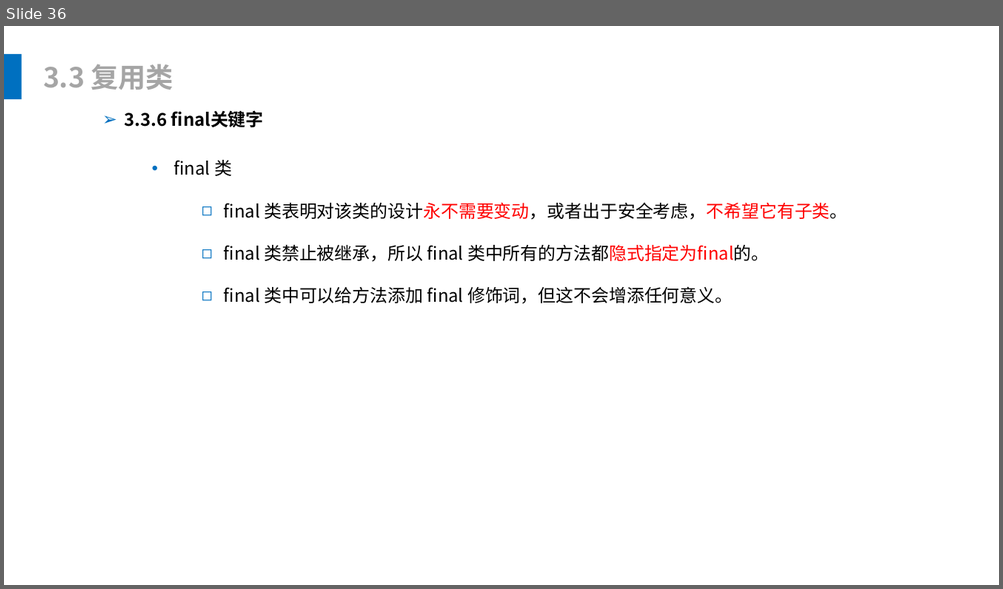
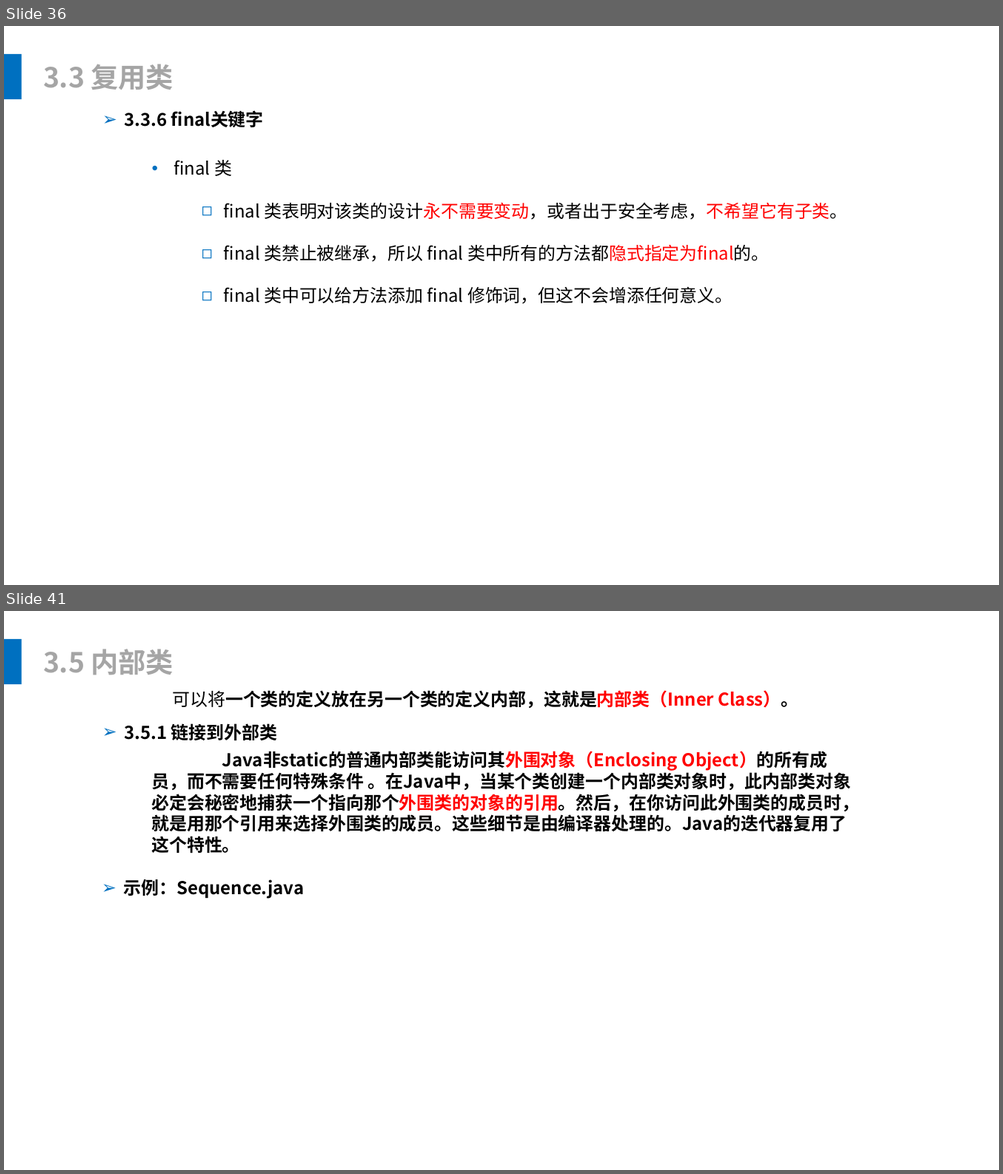
Before and after one commit to leonliu06/JavaTrainning, a slide deck: Java基础培训.pptx. Shown one above the other, each under a label of ours: slide 36 before the commit, slides 36 and 41 after it; the slides between them are not shown. The pictures are 1003x589 and 1003x1174 pixels, drawn with LibreOffice and Linux fonts; fonts in the diff are those of the drawing. Boxes give left, top, right and bottom in pixels: in the first picture for what was removed or moved away, otherwise in the second. Text is boxed around its words. In the diff, an @@ line names an element or a change of style, - is before the commit and + after.

```diff
--- a/Java基础培训.pptx
+++ b/Java基础培训.pptx
@@ slide 41 added at box(4, 611, 999, 1170), background #FFFFFF @@
@@ rectangle added at box(4, 639, 22, 684), fill #0070C0 @@
@@ text added at box(43, 649, 173, 675), 28 pt, text #A5A5A5, bold @@
+3.5 内部类
@@ text added at box(173, 690, 799, 708), 18 pt, text #000000, bold @@
+  可以将一个类的定义放在另一个类的定义内部，这就是内部类（Inner Class）。
@@ text added at box(124, 723, 277, 741), 18 pt, text #000000, bold @@
+➢ 3.5.1 链接到外部类
@@ text added at box(151, 751, 859, 853), 18 pt, text #000000, bold @@
+  Java非static的普通内部类能访问其外围对象（Enclosing Object）的所有成员，而不需要任何特殊条件 。在Java中，当某个类创建一个内部类对象时，此内部类对象必定会秘密地捕获一个指向那个外围类的对象的引用。然后，在你访问此外围类的成员时，就是用那个引用来选择外围类的成员。这些细节是由编译器处理的。Java的迭代器复用了这个特性。
@@ text added at box(124, 880, 304, 899), 18 pt, text #000000, bold @@
+➢ 示例：Sequence.java
```
Also in this commit, not shown: 7 slides changed, 18 other slides added, 3 slides removed, 26 other files.
